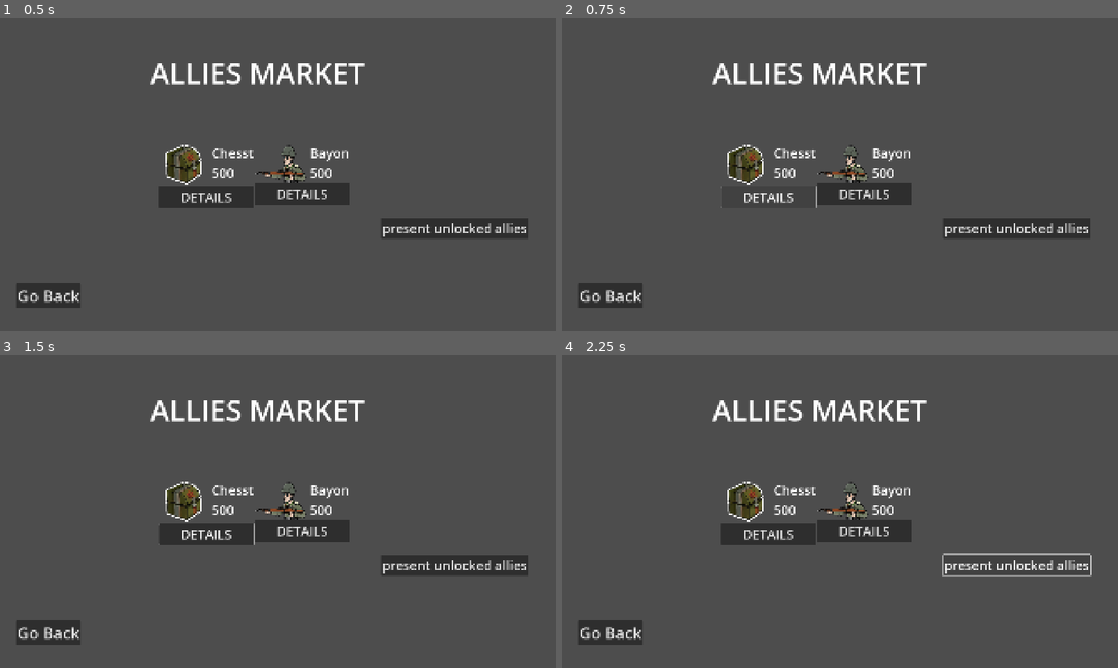
Above: before the commit, frames 1-4 (two rows, left to right).
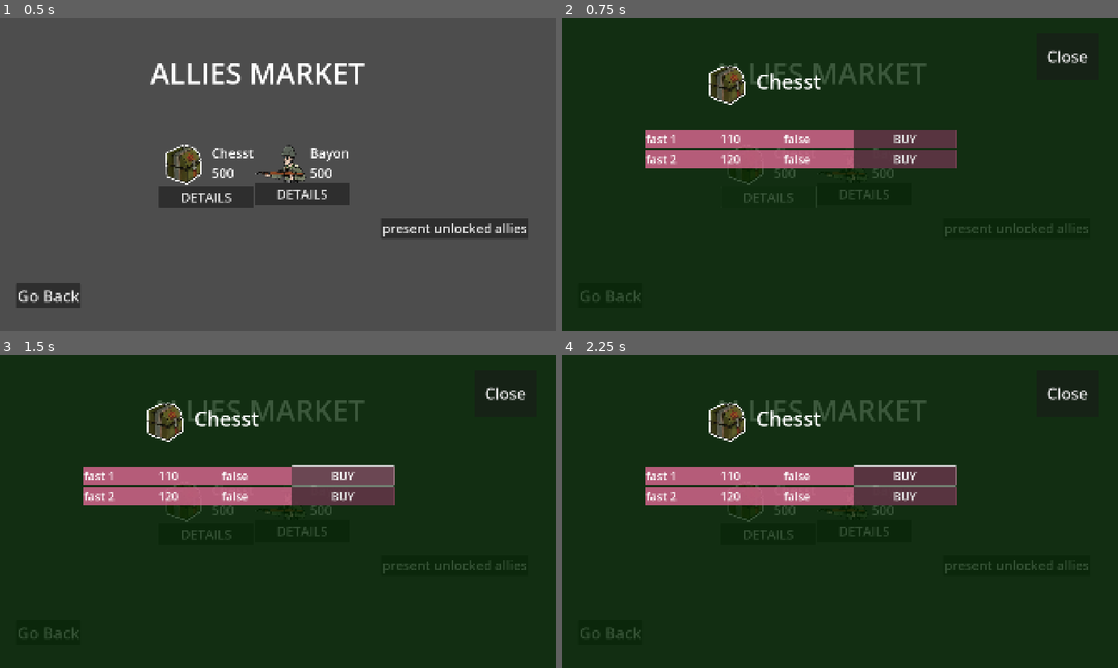
Above: after the commit, the same moments.

Repository: diablohumastudio/NvC-Data-Systems
Game: Godot game, scene res://screens/allies_market/allies_market.tscn
The game is run twice, just before and just after one commit, with the same random seed, the same clock (stepped at 60 frames per second) and the same inputs. This scene is started directly instead of the project's main scene. The engine's default icon, where the game draws it, is replaced by a stand-in: a white triangle on a blue panel in a dark square.
Inputs (mouse positions are in pixels of both pictures, inside the frame that each line leads up to):
- Up to frame 1 (0.5 s): no input
- Up to frame 2 (0.75 s): click "DETAILS" at 0.5 s
- Up to frame 3 (1.5 s): click (344, 477) at 1.25 s, where only the run after the commit has a clickable "BUY"
- Up to frame 4 (2.25 s): click "present unlocked allies" at 2 s

Frame 1 is identical in both runs. In frame 2, 100% of the frame differs, in the area x 0-100%, y 0-100%; in frame 3, 100%; in frame 4, 100%.
Error in both runs: Invalid access to property or key 'allies_inventory' on a base object of type 'Nil'. (res://data/game_characters/allies/res_data/model/ally.gd:19)

Commit message:
menus updated for previous commit system

Diff:
--- a/global_systems/data_systems/user_data_system/data_files_loader.gd
+++ b/global_systems/data_systems/user_data_system/data_files_loader.gd
@@ -34,7 +34,9 @@
 	for file: String in dir.get_files():
 		var ud_ally: UDAlly = load(dir.get_current_dir() + "/" + file)
 		assert(ud_ally != null, "Failed to load ud_ally: " + file)
-		_ud_allies.append(ud_ally.duplicate())
+		var duplic_ud_ally : UDAlly = ud_ally.duplicate()
+		_ud_allies.append(duplic_ud_ally)
+
 	return _ud_allies
 
 static func get_achievements_from_res_files() -> Array[Achievement]:
@@ -63,6 +65,11 @@
 		assert(ally != null, "Failed to load ally: " + file)
 		allies.append(ally)
 	return allies
+
+static func get_allies_from_res_file_by_id(id: Ally.IDs) -> Ally:
+	var ally: Ally = load(GC.DATA_FOLDERS_PATHS.RES_ALLIES + Ally.IDs.keys()[id] + ".tres")
+	assert(ally != null, GC.DATA_FOLDERS_PATHS.RES_ALLIES + Ally.IDs.keys()[id] + ".tres")
+	return ally
 
 static func get_conditions_from_res_files() -> Array[Condition]:
 	if _conditions_cache.is_empty():
--- a/screens/allies_market/allies_market.gd
+++ b/screens/allies_market/allies_market.gd
@@ -13,7 +13,8 @@
 		%MAPContainer.add_child(new_ally_presenter)
 
 func _on_ally_details_requested(ally: Ally) -> void:
-	%AllyDetailsPopup.show_ally_details(ally)
+	%AllyDetailsPopup.ally = ally
+	%AllyDetailsPopup.show()
 
 func _on_go_back_btn_pressed() -> void:
 	SMS.change_scene(GC.SCREENS_UIDS.MENU)
--- a/screens/allies_market/allies_market.tscn
+++ b/screens/allies_market/allies_market.tscn
@@ -70,6 +70,8 @@
 
 [node name="AllyDetailsPopup" parent="." instance=ExtResource("3_popup")]
 unique_name_in_owner = true
+visible = false
+layout_mode = 1
 
 [connection signal="pressed" from="GoBackBtn" to="." method="_on_go_back_btn_pressed"]
 [connection signal="pressed" from="VBoxContainer/PresentUnlockedAlliesButton" to="." method="_on_present_unlocked_allies_button_pressed"]
--- a/screens/allies_market/ally_details_popup/ally_details_popup.gd
+++ b/screens/allies_market/ally_details_popup/ally_details_popup.gd
@@ -1,66 +1,24 @@
-class_name AllyDetailsPopup extends AcceptDialog
+class_name AllyDetailsPopup extends Control
 
 var ally: Ally : set = _set_ally
 
-func _set_ally(new_value: Ally) -> void:
+func _set_ally(new_value: Ally):
 	ally = new_value
 	if ally:
-		_update_visuals()
+		_set_visuals()
 
-func _update_visuals() -> void:
-	if !ally:
-		return
+func _set_visuals() -> void:
+	%AllyName.text = ally.ally_name
+	%AllyThumbnail.texture = ally.thumbnail
+	display_levels()
 
-	# Update basic info
-	%AllyName.text = ally.ally_name
-	%AllyDescription.text = ally.description
-	if ally.thumbnail:
-		%AllyThumbnail.texture = ally.thumbnail
+func display_levels() -> void:
+	for child in %AllylevelsPresContainer.get_children():
+		child.queue_free()
+	for level in ally.ud_ally.levels_conditions:
+		var new_level_presenter: AllyLevelPresenter = load("res://screens/allies_market/ally_details_popup/ally_level_presenter/ally_level_presenter.tscn").instantiate()
+		new_level_presenter.level = level
+		%AllylevelsPresContainer.add_child(new_level_presenter)
 
-	# Update level info
-	%AllyLevel.text = "Level: " + str(ally.ud_ally.level)
-
-	# Update buttons based on ally state
-	_update_buttons()
-
-func _update_buttons() -> void:
-	if ally.ud_ally.locked:
-		# Ally is locked - show buy button
-		%BuyButton.visible = true
-		%UpgradeButton.visible = false
-		%PriceLabel.text = "Price: " + str(ally.price)
-	else:
-		# Ally is unlocked - check if can upgrade
-		%BuyButton.visible = false
-
-		var current_level = ally.ud_ally.level
-		var max_level = ally.max_level
-
-		if current_level >= max_level:
-			# Already at max level - hide upgrade button
-			%UpgradeButton.visible = false
-			%PriceLabel.text = "Max Level Reached"
-		else:
-			# Can upgrade - show upgrade button
-			%UpgradeButton.visible = true
-			var next_level = current_level + 1
-			%UpgradeButton.text = "Upgrade from lvl " + str(current_level) + " to lvl " + str(next_level)
-			%PriceLabel.text = "Upgrade Price: " + str(ally.upgrade_price)
-
-func _on_buy_button_pressed() -> void:
-	if ally && ally.ud_ally.locked:
-		# Trigger buy action
-		ACS.set_action(Action.new(Action.TYPES.UNLOCK_ALLY, Action.PayUnlockAlly.new(ally.id)))
-		# Update visuals after purchase
-		_update_buttons()
-
-func _on_upgrade_button_pressed() -> void:
-	if ally && !ally.ud_ally.locked && ally.ud_ally.level < ally.max_level:
-		# Trigger upgrade action
-		ACS.set_action(Action.new(Action.TYPES.UPGRADE_ALLY, Action.PayUpgradeAlly.new(ally.id)))
-		# Update visuals after upgrade
-		_update_visuals()
-
-func show_ally_details(target_ally: Ally) -> void:
-	ally = target_ally
-	popup_centered()
+func _on_close_btn_pressed() -> void:
+	hide()
--- a/screens/allies_market/ally_details_popup/ally_details_popup.tscn
+++ b/screens/allies_market/ally_details_popup/ally_details_popup.tscn
@@ -1,99 +1,64 @@
-[gd_scene load_steps=2 format=3 uid="uid://dlt8q7h5npwt5"]
+[gd_scene load_steps=4 format=3 uid="uid://h1hb81pq8rx8"]
 
-[ext_resource type="Script" uid="uid://tspoh88fcy14" path="res://screens/allies_market/ally_details_popup/ally_details_popup.gd" id="1_popup_script"]
+[ext_resource type="Script" uid="uid://dsd5fytu1qlms" path="res://screens/allies_market/ally_details_popup/ally_details_popup.gd" id="1_popup_script"]
+[ext_resource type="Texture2D" uid="uid://fiodc4axyxnb" path="res://data/game_characters/allies/res_data/assets/chest_thumbnail.png" id="2_au64o"]
+[ext_resource type="PackedScene" uid="uid://dr58mra5vkhob" path="res://screens/allies_market/ally_details_popup/ally_level_presenter/ally_level_presenter.tscn" id="2_htj73"]
 
-[node name="AllyDetailsPopup" type="AcceptDialog"]
-title = "Ally Details"
-initial_position = 1
-size = Vector2i(600, 500)
-script = ExtResource("1_popup_script")
-
-[node name="VBoxContainer" type="VBoxContainer" parent="."]
+[node name="AllyDetailsPopup" type="Control"]
+layout_mode = 3
 anchors_preset = 15
 anchor_right = 1.0
 anchor_bottom = 1.0
-offset_left = 8.0
-offset_top = 8.0
-offset_right = -8.0
-offset_bottom = -49.0
 grow_horizontal = 2
 grow_vertical = 2
+script = ExtResource("1_popup_script")
 
-[node name="HeaderContainer" type="HBoxContainer" parent="VBoxContainer"]
+[node name="Background" type="ColorRect" parent="."]
+layout_mode = 1
+anchors_preset = 15
+anchor_right = 1.0
+anchor_bottom = 1.0
+grow_horizontal = 2
+grow_vertical = 2
+color = Color(0, 0.145098, 0, 0.764706)
+
+[node name="AllyThumbnail" type="TextureRect" parent="."]
+unique_name_in_owner = true
+layout_mode = 0
+offset_left = 484.0
+offset_top = 157.0
+offset_right = 662.0
+offset_bottom = 302.0
+texture = ExtResource("2_au64o")
+
+[node name="AllyName" type="Label" parent="."]
+unique_name_in_owner = true
+layout_mode = 0
+offset_left = 669.0
+offset_top = 170.0
+offset_right = 1196.0
+offset_bottom = 266.0
+theme_override_font_sizes/font_size = 70
+text = "Mi mejor aliado"
+
+[node name="AllylevelsPresContainer" type="VBoxContainer" parent="."]
+unique_name_in_owner = true
+layout_mode = 0
+offset_left = 289.0
+offset_top = 383.0
+offset_right = 1360.0
+offset_bottom = 446.0
+
+[node name="AllyLevelPresenter" parent="AllylevelsPresContainer" instance=ExtResource("2_htj73")]
 layout_mode = 2
 
-[node name="AllyThumbnail" type="TextureRect" parent="VBoxContainer/HeaderContainer"]
-unique_name_in_owner = true
-custom_minimum_size = Vector2(120, 120)
-layout_mode = 2
+[node name="CloseBtn" type="Button" parent="."]
+layout_mode = 0
+offset_left = 1638.0
+offset_top = 50.0
+offset_right = 1851.0
+offset_bottom = 213.0
+theme_override_font_sizes/font_size = 55
+text = "Close"
 
-[node name="VBoxContainer" type="VBoxContainer" parent="VBoxContainer/HeaderContainer"]
-layout_mode = 2
-size_flags_horizontal = 3
-
-[node name="AllyName" type="Label" parent="VBoxContainer/HeaderContainer/VBoxContainer"]
-unique_name_in_owner = true
-layout_mode = 2
-theme_override_font_sizes/font_size = 46
-text = "Ally Name"
-horizontal_alignment = 1
-
-[node name="AllyLevel" type="Label" parent="VBoxContainer/HeaderContainer/VBoxContainer"]
-unique_name_in_owner = true
-layout_mode = 2
-theme_override_font_sizes/font_size = 38
-text = "Level: 1"
-horizontal_alignment = 1
-
-[node name="HSeparator" type="HSeparator" parent="VBoxContainer"]
-layout_mode = 2
-
-[node name="DescriptionContainer" type="VBoxContainer" parent="VBoxContainer"]
-layout_mode = 2
-size_flags_vertical = 3
-
-[node name="DescriptionLabel" type="Label" parent="VBoxContainer/DescriptionContainer"]
-layout_mode = 2
-theme_override_font_sizes/font_size = 32
-text = "Description:"
-
-[node name="AllyDescription" type="Label" parent="VBoxContainer/DescriptionContainer"]
-unique_name_in_owner = true
-layout_mode = 2
-size_flags_vertical = 3
-theme_override_font_sizes/font_size = 30
-text = "Ally description here..."
-vertical_alignment = 1
-autowrap_mode = 2
-
-[node name="HSeparator2" type="HSeparator" parent="VBoxContainer"]
-layout_mode = 2
-
-[node name="ActionsContainer" type="VBoxContainer" parent="VBoxContainer"]
-layout_mode = 2
-
-[node name="PriceContainer" type="HBoxContainer" parent="VBoxContainer/ActionsContainer"]
-layout_mode = 2
-
-[node name="PriceLabel" type="Label" parent="VBoxContainer/ActionsContainer/PriceContainer"]
-unique_name_in_owner = true
-layout_mode = 2
-size_flags_horizontal = 3
-theme_override_font_sizes/font_size = 34
-text = "Price: 500"
-
-[node name="BuyButton" type="Button" parent="VBoxContainer/ActionsContainer"]
-unique_name_in_owner = true
-layout_mode = 2
-theme_override_font_sizes/font_size = 38
-text = "BUY"
-
-[node name="UpgradeButton" type="Button" parent="VBoxContainer/ActionsContainer"]
-unique_name_in_owner = true
-visible = false
-layout_mode = 2
-theme_override_font_sizes/font_size = 38
-text = "Upgrade from lvl 1 to lvl 2"
-
-[connection signal="pressed" from="VBoxContainer/ActionsContainer/BuyButton" to="." method="_on_buy_button_pressed"]
-[connection signal="pressed" from="VBoxContainer/ActionsContainer/UpgradeButton" to="." method="_on_upgrade_button_pressed"]
+[connection signal="pressed" from="CloseBtn" to="." method="_on_close_btn_pressed"]
--- /dev/null
+++ b/screens/allies_market/ally_details_popup/ally_level_presenter/ally_level_presenter.gd
@@ -0,0 +1,23 @@
+class_name AllyLevelPresenter extends MarginContainer
+
+var level: AllyLevel : set = _set_level
+var is_unlocked: bool : set = _set_is_unlocked
+
+func _set_level(new_value: AllyLevel):
+	level = new_value
+	if level:
+		_update_visuals()
+
+func _set_is_unlocked(new_value: bool):
+	is_unlocked = new_value
+	if is_unlocked:
+		_update_visuals()
+
+func _update_visuals():
+	%AllyLevelName.text = level.level_id
+	%AllyLevelPrice.text = str(level.price)
+	%AllyLevelIsUnlocked.text = str(is_unlocked)
+
+func _on_buy_ally_level_btn_pressed() -> void:
+	print(level.locked)
+	level.buyed = true
--- /dev/null
+++ b/screens/allies_market/ally_details_popup/ally_level_presenter/ally_level_presenter.tscn
@@ -0,0 +1,45 @@
+[gd_scene load_steps=3 format=3 uid="uid://dr58mra5vkhob"]
+
+[ext_resource type="Script" uid="uid://bxmpyou6hvyuo" path="res://screens/allies_market/ally_details_popup/ally_level_presenter/ally_level_presenter.gd" id="1_mqegd"]
+
+[sub_resource type="StyleBoxFlat" id="StyleBoxFlat_irr32"]
+bg_color = Color(0.894118, 0.415686, 0.592157, 0.776471)
+
+[node name="AllyLevelPresenter" type="MarginContainer"]
+script = ExtResource("1_mqegd")
+
+[node name="Background" type="Label" parent="."]
+layout_mode = 2
+size_flags_vertical = 1
+theme_override_styles/normal = SubResource("StyleBoxFlat_irr32")
+
+[node name="HboxContainer" type="HBoxContainer" parent="."]
+layout_mode = 2
+theme_override_constants/separation = 150
+
+[node name="AllyLevelName" type="Label" parent="HboxContainer"]
+unique_name_in_owner = true
+layout_mode = 2
+theme_override_font_sizes/font_size = 40
+text = "Ally Level: LevelX"
+
+[node name="AllyLevelPrice" type="Label" parent="HboxContainer"]
+unique_name_in_owner = true
+layout_mode = 2
+theme_override_font_sizes/font_size = 40
+text = "500"
+
+[node name="AllyLevelIsUnlocked" type="Label" parent="HboxContainer"]
+unique_name_in_owner = true
+layout_mode = 2
+theme_override_font_sizes/font_size = 40
+text = "Locked"
+
+[node name="BuyAllyLevelBtn" type="Button" parent="HboxContainer"]
+custom_minimum_size = Vector2(150, 0)
+layout_mode = 2
+size_flags_horizontal = 3
+theme_override_font_sizes/font_size = 40
+text = "BUY"
+
+[connection signal="pressed" from="HboxContainer/BuyAllyLevelBtn" to="." method="_on_buy_ally_level_btn_pressed"]
--- a/screens/allies_market/market_ally_presenter/market_ally_presenter.gd
+++ b/screens/allies_market/market_ally_presenter/market_ally_presenter.gd
@@ -13,12 +13,6 @@
 	if ally.thumbnail:
 		%AllyThumbnail.texture = ally.thumbnail
 	%AllyName.text = ally.ally_name
-	if ally.ud_ally.locked == false:
-		%AllyPrice.text = "OWNED - Level " + str(ally.ud_ally.level)
-		%DetailsBtn.text = "UPGRADE"
-	else:
-		%AllyPrice.text = "Price: " + str(ally.price)
-		%DetailsBtn.text = "BUY"
 
 func _on_details_btn_pressed() -> void:
 	ally_details_requested.emit(ally)
--- a/screens/game/allies_hud/ally_adder/added_ally/added_ally.gd
+++ b/screens/game/allies_hud/ally_adder/added_ally/added_ally.gd
@@ -11,7 +11,6 @@
 	_update_upgrade_button()
 
 func _on_upgrade_btn_pressed() -> void:
-	print("presses")
 	if ally && !ally.ud_ally.locked && new_sc_ally.level < ally.ud_ally.level:
 		new_sc_ally.level += 1
 		_update_upgrade_button()
--- a/screens/game/game.tscn
+++ b/screens/game/game.tscn
@@ -1,7 +1,6 @@
-[gd_scene load_steps=3 format=3 uid="uid://c2b4jldseu5vs"]
+[gd_scene load_steps=2 format=3 uid="uid://c2b4jldseu5vs"]
 
 [ext_resource type="Script" uid="uid://bvalrtinik0vd" path="res://screens/game/game.gd" id="1_eyx8b"]
-[ext_resource type="PackedScene" uid="uid://d257caaopmpke" path="res://screens/game/allies_hud/allies_hud.tscn" id="2_khowf"]
 
 [node name="Game" type="Control"]
 layout_mode = 3
@@ -21,14 +20,6 @@
 offset_bottom = 127.0
 theme_override_font_sizes/font_size = 50
 text = "LEVEL"
-
-[node name="Allies HUD" parent="." instance=ExtResource("2_khowf")]
-layout_mode = 0
-offset_left = 8.0
-offset_top = 2.0
-offset_right = 948.0
-offset_bottom = 220.0
-scale = Vector2(0.8, 0.8)
 
 [node name="CanonHUD" type="VBoxContainer" parent="."]
 layout_mode = 0
--- a/screens/menu/menu.tscn
+++ b/screens/menu/menu.tscn
@@ -7,6 +7,8 @@
 [ext_resource type="Resource" uid="uid://c0580eyighege" path="res://data/levels/res_data/data/level_2p.tres" id="5_a32w4"]
 [ext_resource type="Resource" uid="uid://bjnoreuc4dc5w" path="res://data/levels/res_data/data/level_3.tres" id="6_6veab"]
 [ext_resource type="Resource" uid="uid://b330750kqcout" path="res://data/levels/res_data/data/level_4.tres" id="7_pv3j2"]
+[ext_resource type="Resource" uid="uid://bxydxjqj1kqm8" path="res://data/levels/res_data/data/level_ex.tres" id="8_6veab"]
+[ext_resource type="Resource" uid="uid://fnusyqy3rig8" path="res://data/levels/res_data/data/level_ex_2.tres" id="9_pv3j2"]
 
 [node name="Menu" type="Control"]
 layout_mode = 3
@@ -70,12 +72,32 @@
 [node name="LevelBtn4" parent="." instance=ExtResource("1_j0t7f")]
 layout_mode = 1
 offset_left = 1180.0
-offset_top = 153.0
+offset_top = 373.0
 offset_right = -440.0
-offset_bottom = -727.0
+offset_bottom = -507.0
 disabled = true
 text = "lv4"
 level = ExtResource("7_pv3j2")
+
+[node name="LevelBtn5" parent="." instance=ExtResource("1_j0t7f")]
+layout_mode = 1
+offset_left = 401.0
+offset_top = 659.0
+offset_right = -1239.0
+offset_bottom = -231.0
+disabled = true
+text = "lvl ex"
+level = ExtResource("8_6veab")
+
+[node name="LevelBtn6" parent="." instance=ExtResource("1_j0t7f")]
+layout_mode = 1
+offset_left = 769.0
+offset_top = 664.0
+offset_right = -851.0
+offset_bottom = -216.0
+disabled = true
+text = "level ex2"
+level = ExtResource("9_pv3j2")
 
 [node name="SaveBtn" type="Button" parent="."]
 layout_mode = 0
Not shown: 1 places in screens/allies_market/allies_market.tscn that only renumber resources
Not shown, changed: screens/allies_market/ally_details_popup/ally_details_popup.gd.uid
Not shown, added: screens/allies_market/ally_details_popup/ally_level_presenter/ally_level_presenter.gd.uid
Not shown: 1 places in screens/menu/menu.tscn that only renumber resources
